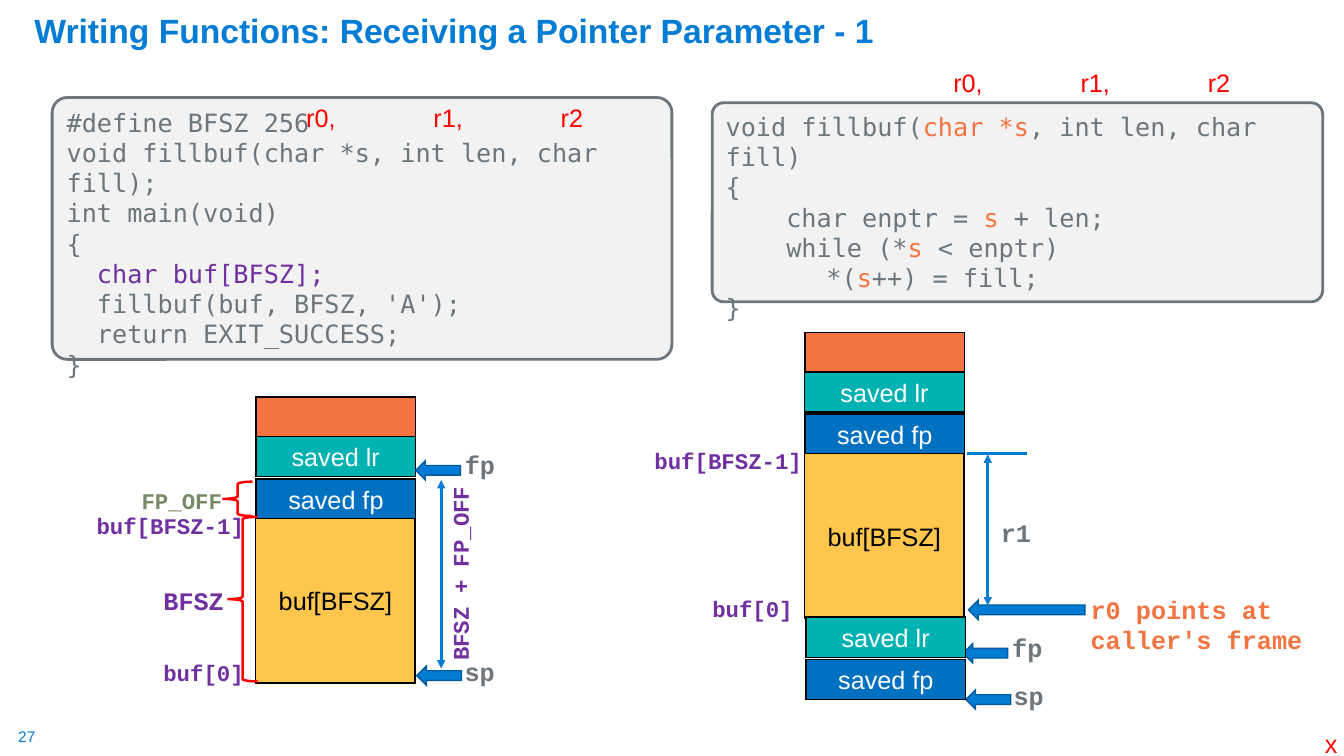
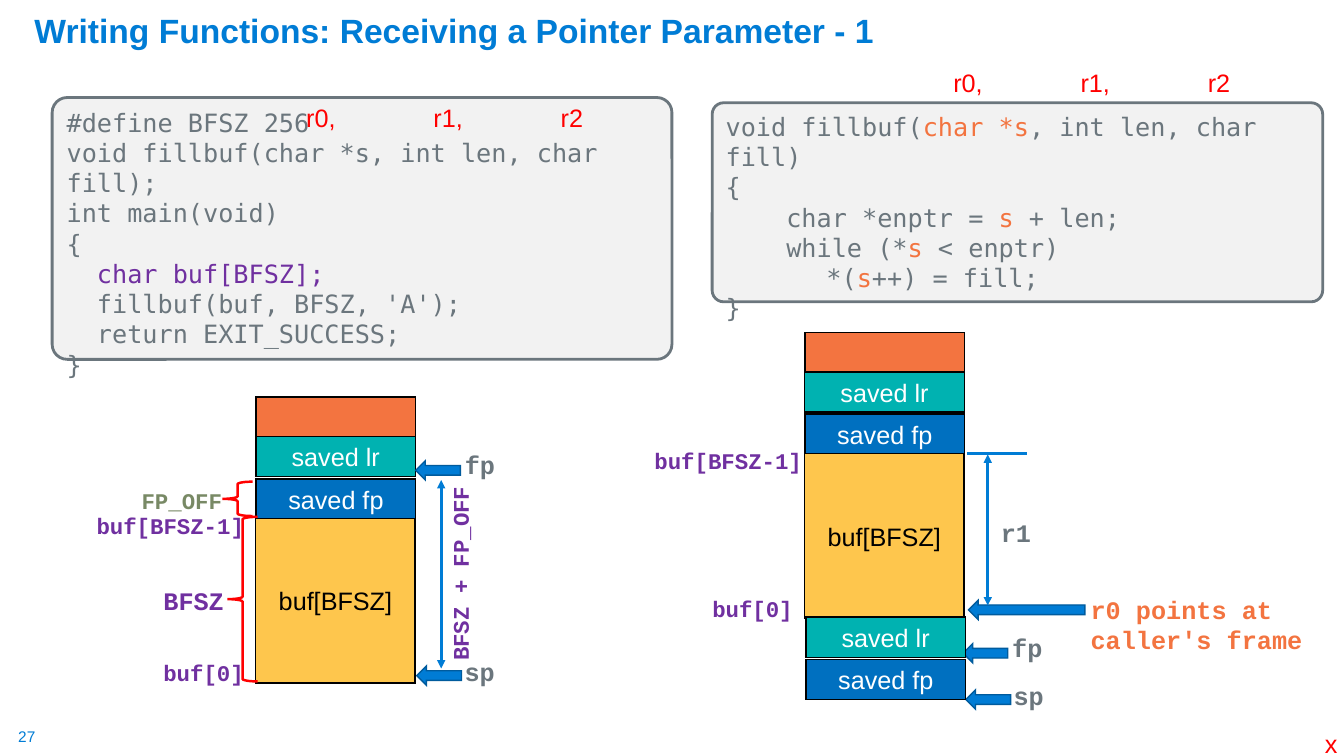
Before and after one commit to cse30-fa22/Muller_CSE30_Lecture_Slides, a slide deck: slide 27 of 10_Assm_Part5.pptx. Drawn at 1344x756 pixels with LibreOffice and Linux fonts; fonts in the diff are those of the drawing. Boxes give left, top, right and bottom in pixels: in the first picture for what was removed or moved away, otherwise in the second. Text is boxed around its words. In the diff, an @@ line names an element or a change of style, - is before the commit and + after.

```diff
--- a/10_Assm_Part5.pptx
+++ b/10_Assm_Part5.pptx
@@ text in rounded rectangle at box(786, 208, 1120, 232): text changed @@
-char enptr = s + len;
+char *enptr = s + len;
```
Also in this commit, not shown: 4 other slides changed, 1 other file.
